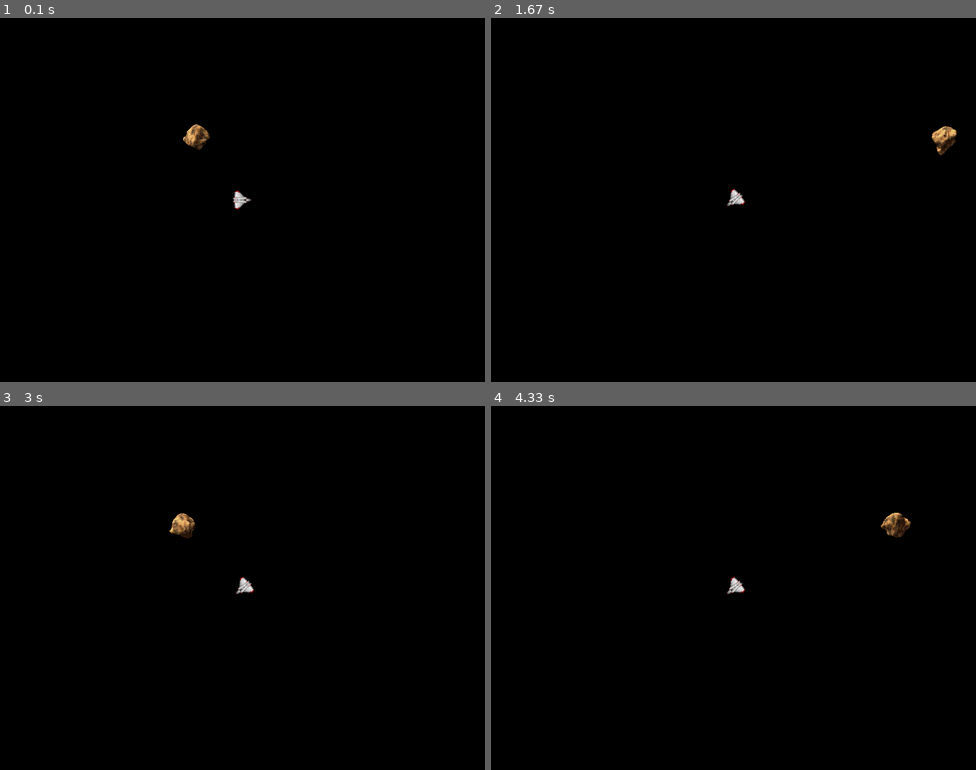
Above: before the commit, frames 1-4 (two rows, left to right).
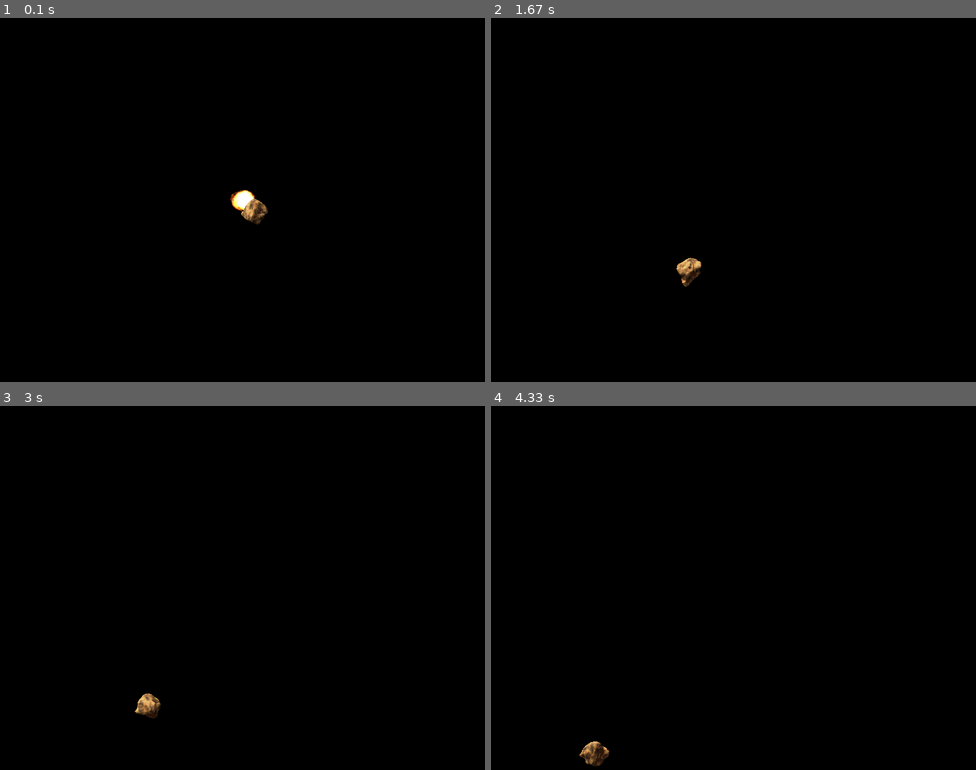
Above: after the commit, the same moments.

Repository: straylight77/arcade
Game: pygame game, started from Asteroids.py
The game is run twice, just before and just after one commit, with the same random seed, the same clock (stepped at 60 frames per second) and the same inputs.
Inputs:
- Up to frame 1 (0.1 s): no input
- Up to frame 2 (1.67 s): hold Right 0.33-0.8 s
- Up to frame 3 (3 s): no input
- Up to frame 4 (4.33 s): no input

The runs differ from the first frame. In frame 1, 0.7% of the frame differs, in the area x 37-56%, y 29-57%; in frame 2, 0.6%; in frame 3, 0.6%; in frame 4, 0.7%.

Commit message:
Minor cleanups

Diff:
--- a/Asteroids.py
+++ b/Asteroids.py
@@ -12,6 +12,7 @@
 RED       = (255,  40,  40)
 BGCOLOR   = BLACK
 
+
 #### Class: Asteroid ########################################################
 class Asteroid(pygame.sprite.Sprite):
 
@@ -23,16 +24,17 @@
 
     def __init__(self):
         pygame.sprite.Sprite.__init__(self)
-        #self.pos = (random.randint(48, MAX_X-48), random.randint(48, MAX_Y-48))
-        #s = random.randint(3, 10)
-        #self.vel = (random.randint(-s, s), random.randint(-s, s))
-        self.pos = (MAX_X/2-100, MAX_Y/2-100)
-        self.vel = (9, 0)
+
+        self.pos = (random.randint(48, MAX_X-48), random.randint(48, MAX_Y-48))
+        s = random.randint(3, 10)
+        self.vel = (random.randint(-s, s), random.randint(-s, s))
+        #self.pos = (MAX_X/2-100, MAX_Y/2-100)
+        #self.vel = (9, 0)
 
         #TODO: have only 1 instance of the spritesheet.  use a class variable?
 
         #load asteroid sprite
-        self.ast_spritesheet = pygame.image.load('assets/asteroid2.png')
+        self.ast_spritesheet = pygame.image.load('assets/asteroid2.png').convert_alpha()
         self.ast_img = []
         s = 64
         for y in range(0,6):
@@ -40,9 +42,9 @@
                 self.ast_img.append(self.ast_spritesheet.subsurface( (x*s,y*s,s,s) ))
 
         self.frame = 0
-        self.rect = pygame.Rect( 0, 0, 64, 64 )
-        self.rect.center = self.pos
         self.image = self.ast_img[self.frame]
+        self.rect = self.image.get_rect()
+        self.rect.center = self.pos
 
     def update(self):
         x = self.pos[0] + self.vel[0]
@@ -71,7 +73,7 @@
         self.frame = 0
 
         #load explosion sprite
-        self.exp_spritesheet = pygame.image.load('assets/explosion1_64x64.png')
+        self.exp_spritesheet = pygame.image.load('assets/explosion1_64x64.png').convert_alpha()
         self.exp_img = []
         s = 64
         for y in range(0, 5):
@@ -100,7 +102,7 @@
         self.vel = (0, 0)
         #self.image_orig, self.rect = load_image("ship1_32x32.png")
 
-        self.image_orig = pygame.image.load('assets/ship1_32x32.png')
+        self.image_orig = pygame.image.load('assets/ship1_32x32.png').convert_alpha()
         self.rect = self.image_orig.get_rect()
 
         self.rect.center = self.pos
@@ -143,6 +145,8 @@
         #draw sprite
         size = 8
         self.image = pygame.Surface((size, size))
+        self.image.fill(BLACK)
+        self.image.set_colorkey(BLACK)
         pygame.draw.circle(self.image, (192,  10,  10), (size/2, size/2), size/2)
         pygame.draw.circle(self.image, (192, 128, 128), (size/2, size/2), size/4)
         self.rect = self.image.get_rect()
